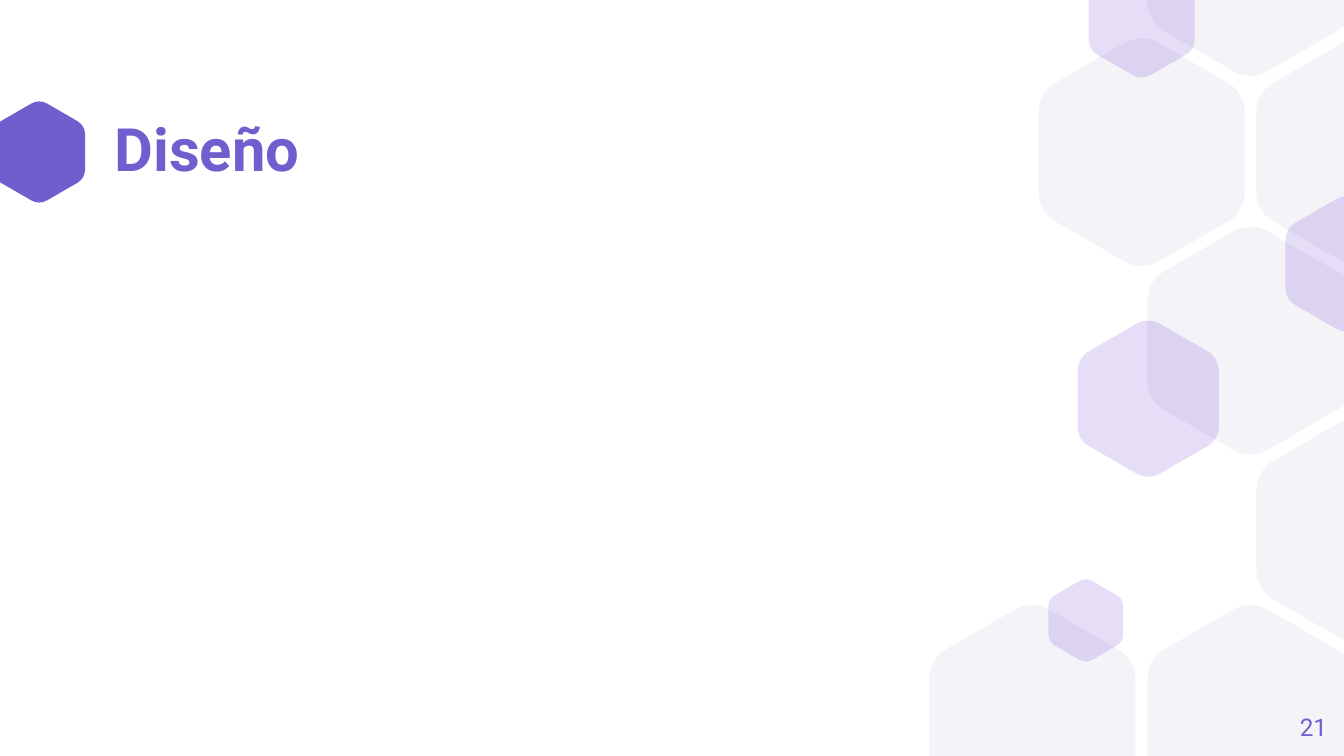
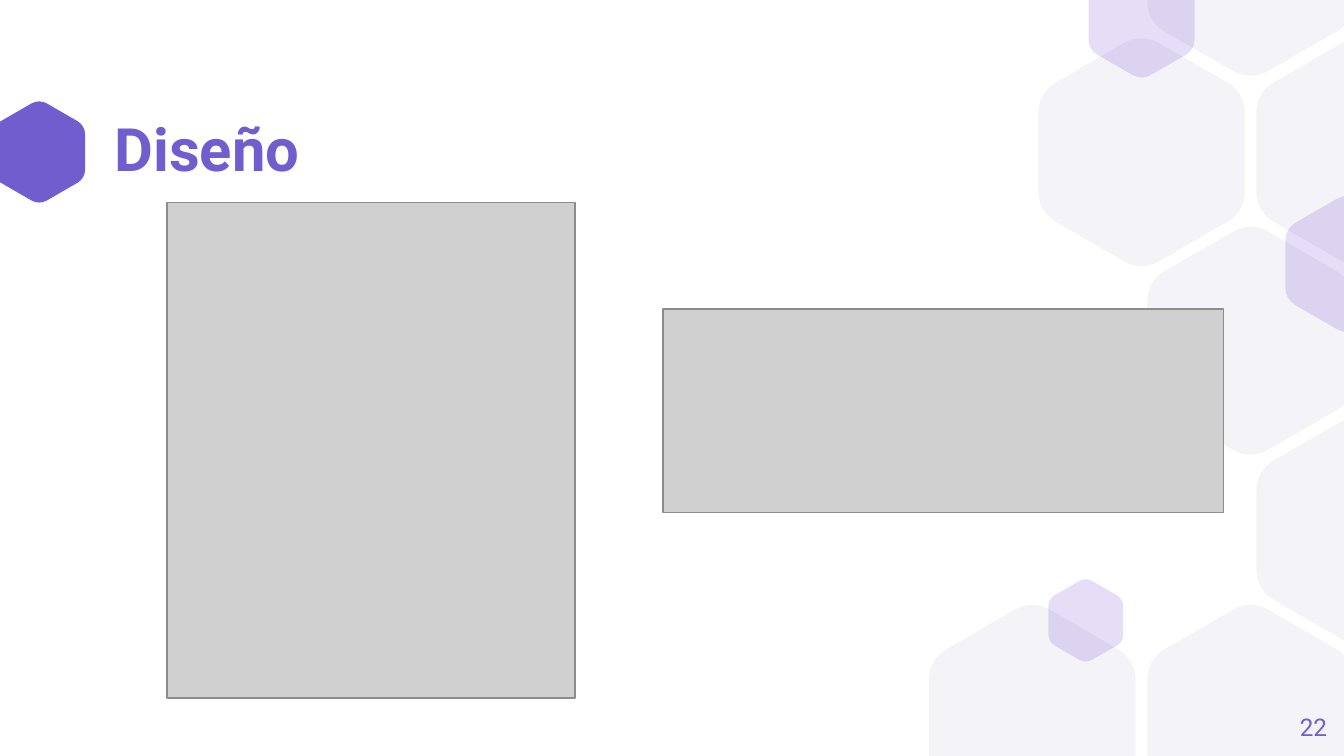
Before and after one commit to a1ex9788/TFG, a slide deck: slide 22 of TFG_AlejandroCarrion.pptx (slide 21 before the commit). Drawn at 1344x756 pixels with LibreOffice and Linux fonts; fonts in the diff are those of the drawing; grey boxes stand for pictures. Boxes give left, top, right and bottom in pixels: in the first picture for what was removed or moved away, otherwise in the second. Text is boxed around its words. In the diff, an @@ line names an element or a change of style, - is before the commit and + after.

```diff
--- a/TFG_AlejandroCarrion.pptx
+++ b/TFG_AlejandroCarrion.pptx
@@ picture added at (167, 203, 575, 699) @@
@@ picture added at (663, 309, 1223, 512) @@
@@ freeform shape removed at (1078, 321, 1219, 477) @@
@@ page number at (1300, 718, 1327, 736): text changed @@
-21
+22
```
Also in this commit, not shown: 2 other slides changed, 12 slides added, 16 slides removed.
